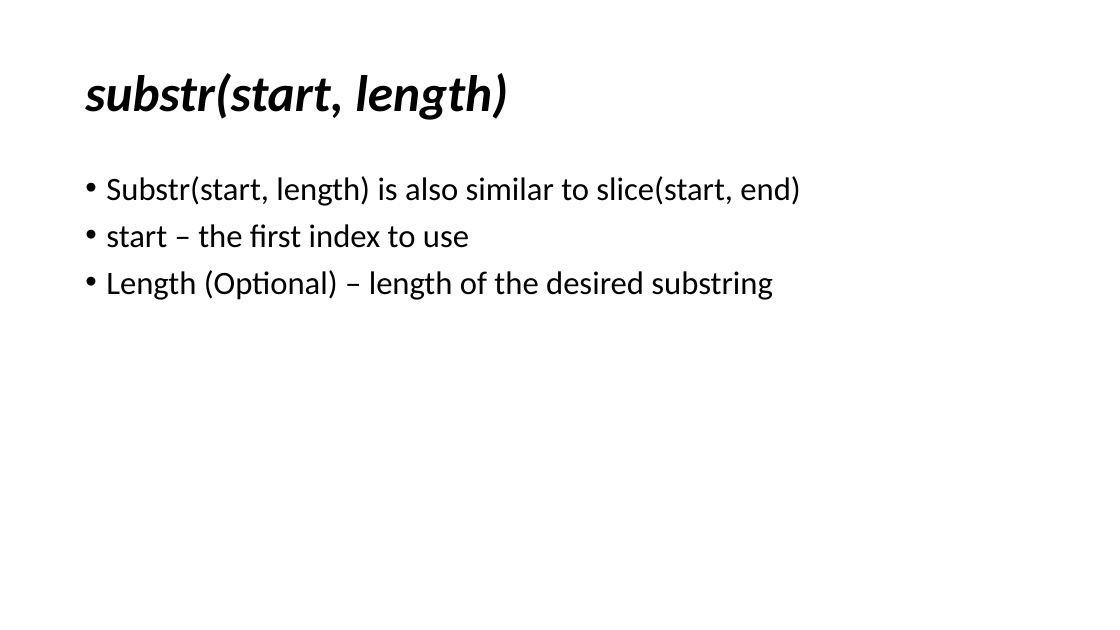
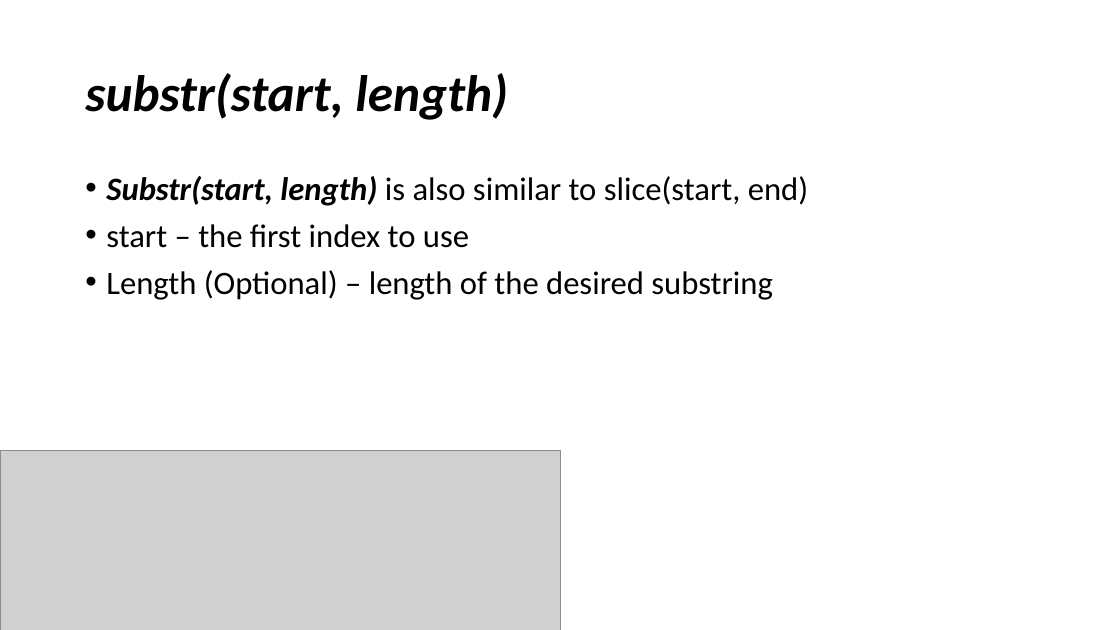
Before and after one commit to YWCANWIL-TechLab/Module4-DataTypes-Day1, a slide deck: slide 17 of slides/Strings.pptx. Drawn at 1120x630 pixels with LibreOffice and Linux fonts; fonts in the diff are those of the drawing; grey boxes stand for pictures. Boxes give left, top, right and bottom in pixels: in the first picture for what was removed or moved away, otherwise in the second. Text is boxed around its words. In the diff, an @@ line names an element or a change of style, - is before the commit and + after.

```diff
--- a/slides/Strings.pptx
+++ b/slides/Strings.pptx
@@ text at [106, 176, 808, 206]: bold on, italic on in "Substr(start, length)" @@
@@ picture added at [0, 451, 560, 630] @@
```
Also in this commit, not shown: 16 other slides changed, 1 slide added, 3 slides removed.
